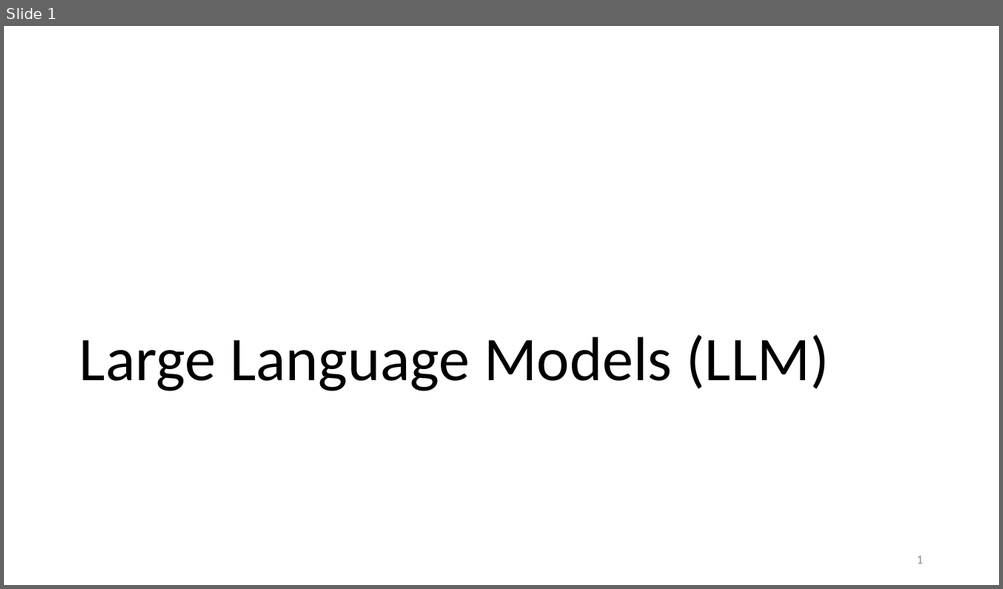
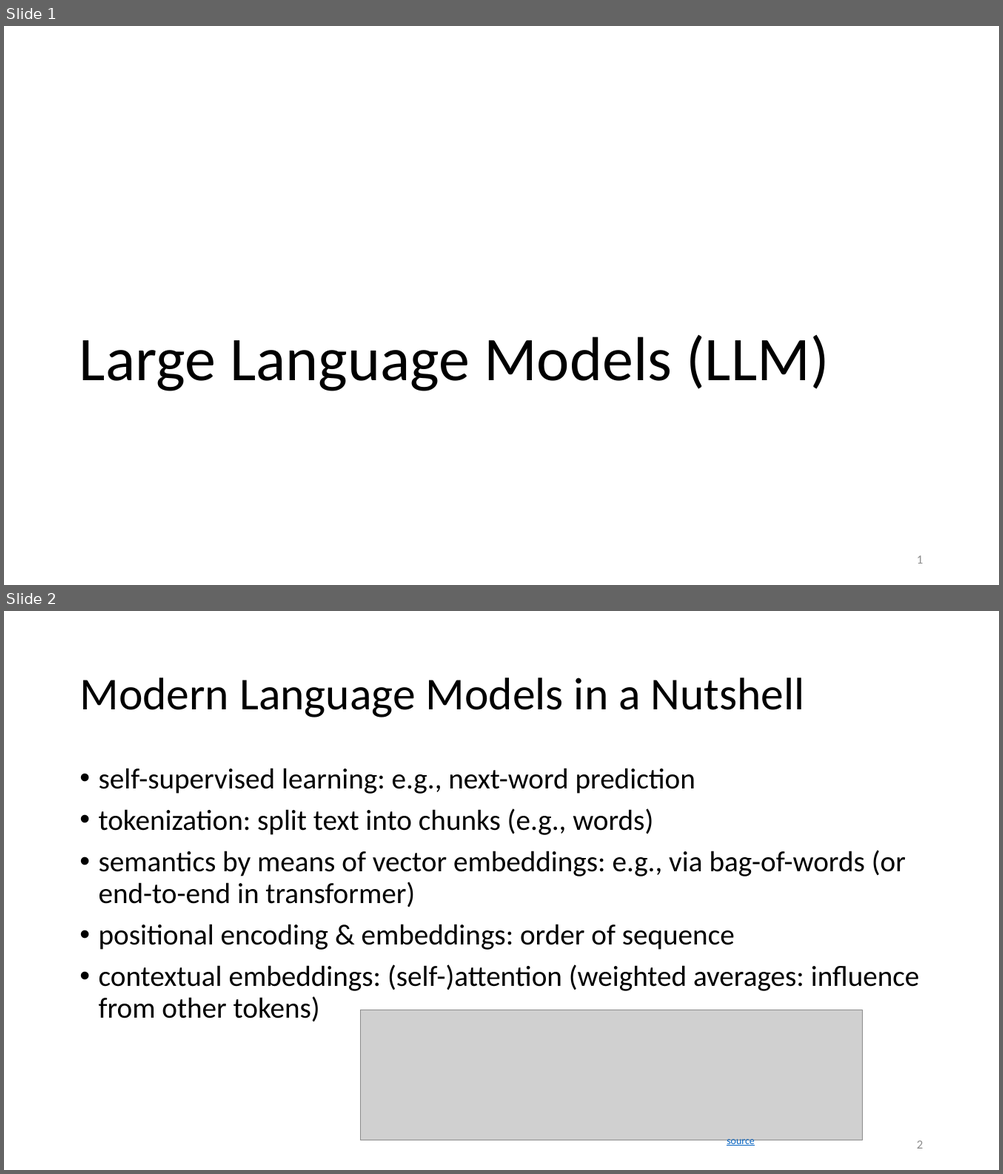
Before and after one commit to FelixWick/intelligent-systems, a slide deck: slides/LanguageModels_2.pptx. Shown one above the other, each under a label of ours: slide 1 before the commit, slides 1 and 2 after it. The pictures are 1003x589 and 1003x1174 pixels, drawn with LibreOffice and Linux fonts; fonts in the diff are those of the drawing; grey boxes stand for pictures. Boxes give left, top, right and bottom in pixels: in the first picture for what was removed or moved away, otherwise in the second. Text is boxed around its words. In the diff, an @@ line names an element or a change of style, - is before the commit and + after.

```diff
--- a/slides/LanguageModels_2.pptx
+++ b/slides/LanguageModels_2.pptx
@@ slide 2 added at box(4, 611, 999, 1170), background #FFFFFF @@
@@ title added at box(79, 678, 805, 718), 44 pt, text #000000 @@
+Modern Language Models in a Nutshell
@@ text added at box(99, 768, 919, 1022), 28 pt, text #000000 @@
+• self-supervised learning: e.g., next-word prediction
+• tokenization: split text into chunks (e.g., words)
+• semantics by means of vector embeddings: e.g., via bag-of-words (or end-to-end in transformer)
+• positional encoding & embeddings: order of sequence
+• contextual embeddings: (self-)attention (weighted averages: influence from other tokens)
@@ picture added at box(360, 1011, 862, 1141) @@
@@ text added at box(726, 1139, 754, 1147), 10 pt, text #0563C1, underline @@
+source
@@ page number added at box(916, 1141, 922, 1149), 12 pt, text #8C8C8C @@
+2
```
Also in this commit, not shown: 2 slides changed, 1 other slide added, 2 other files.
